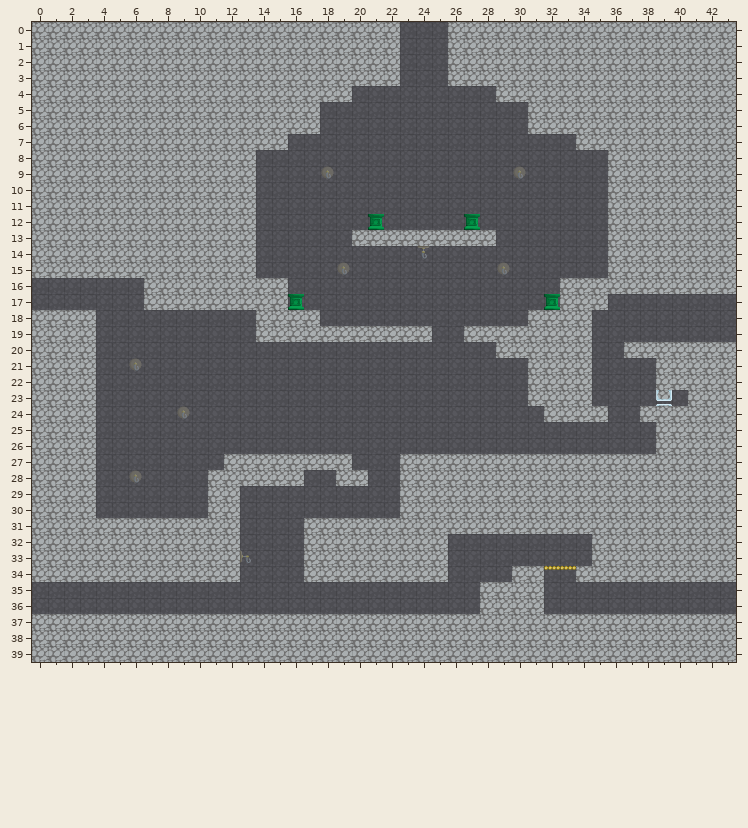
Level history. Tiled map: TiledMaps/room4-0.tmx. Above: the version before the commit.
Cells are 32x32 px. Shown: x 0..43, y 0..39.
And afterwards:
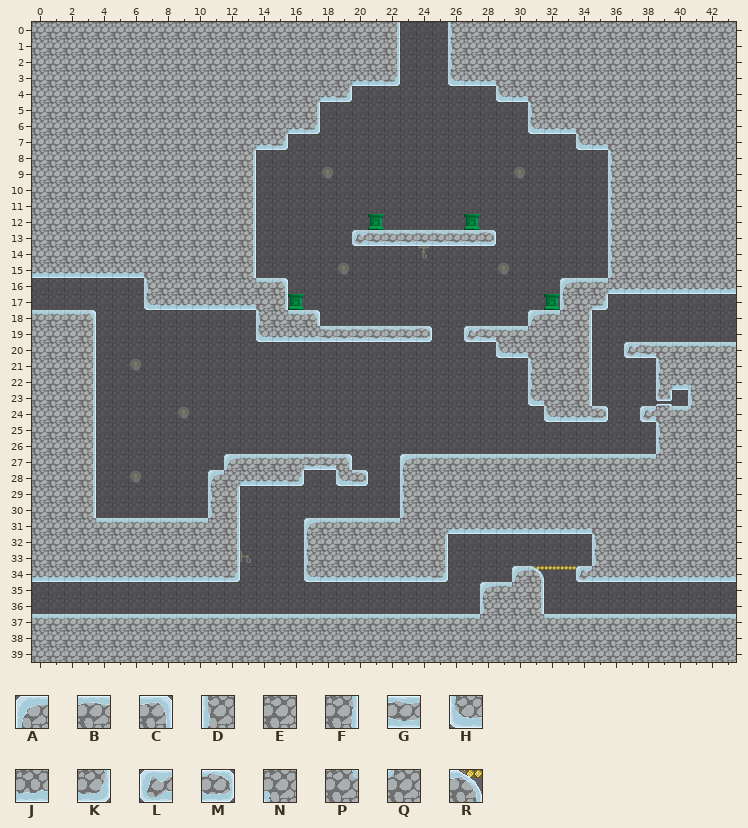
Key: from "tilemap": A 3, B 4, C 5, D 9, E 10, F 11, G 12, H 15, J 16, K 17, L 18, M 20, N 23, P 33, Q 35, R 48.
_ is an empty cell, . an unchanged one.
The exact change:
--- layer "foreground"
@@ x 0..43 @@
- 0 ......................E...E.................
- 1 ......................E...E.................
- 2 ......................E...E.................
- 3 ....................EEE...EEE...............
- 4 ..................EE.........EE.............
- 5 .................E.............E............
- 6 ................EE.............EEE..........
- 7 ..............EE..................EE........
- 8 .............E......................E.......
- 9 .............E......................E.......
-10 .............E......................E.......
-11 .............E......................E.......
-12 .............E......................E.......
-13 .............E......EEEEEEEEE.......E.......
-14 .............E......................E.......
-15 EEEEEEE......E......................E.......
-16 .......E......EE.................EEEEEEEEEEE
-17 .......EEEEEEE.E.................E.E........
-18 EEEE..........E.EE.............EE.E.........
-19 ...E..........EEEEEEEEEEE..EEEE...E.........
-20 ...E.........................EE...E..EEEEEEE
-21 ...E...........................E..E....E....
-22 ...E...........................E..E....EEE..
-23 ...E...........................E..E......E..
-24 ...E............................EEEE..EEEE..
-25 ...E...................................E....
-26 ...E...................................E....
-27 ...E........EEEEEEEE...EEEEEEEEEEEEEEEE.....
-28 ...E.......E.EEEE..EE..E....................
-29 ...E.......EE..........E....................
-30 ...E.......EE..........E....................
-31 ....EEEEEEE.E....EEEEEE...EEEEEEEEE.........
-32 ............E....E.......E.........E........
-33 ............E....E.......E.........E........
-34 EEEEEEEEEEEEE....EEEEEEEEE....EE..EEEEEEEEEE
-35 ............................EE.E............
-36 ............................E..E............
-37 EEEEEEEEEEEEEEEEEEEEEEEEEEEE....EEEEEEEEEEEE
+ 0 ......................F...D.................
+ 1 ......................F...D.................
+ 2 ......................F...D.................
+ 3 ....................JJK...HJJ...............
+ 4 ..................JK.........HJ.............
+ 5 .................F.............D............
+ 6 ................JK.............HJJ..........
+ 7 ..............JK..................HJ........
+ 8 .............F......................D.......
+ 9 .............F......................D.......
+10 .............F......................D.......
+11 .............F......................D.......
+12 .............F......................D.......
+13 .............F......LGGGGGGGM.......D.......
+14 .............F......................D.......
+15 JJJJJJJ......F......................D.......
+16 .......D......BC.................ABBJJJJJJJJ
+17 .......HJJJJJJ.F.................D.K........
+18 BBBC..........D.BC.............AB.F.........
+19 ...F..........HJJJGGGGGGM..LGBB...F.........
+20 ...F.........................HJ...F..LGBBBBB
+21 ...F...........................D..F....D....
+22 ...F...........................D..F....DJN..
+23 ...F...........................H..F......D..
+24 ...F............................HJJM..LPBQ..
+25 ...F...................................D....
+26 ...F...................................D....
+27 ...F........ABBBBGGC...ABBBBBBBBBBBBBBB.....
+28 ...F.......A.JJJK..HM..D....................
+29 ...F.......DF..........D....................
+30 ...F.......DF..........D....................
+31 ....BBBBBBB.F....ABBBBB...JJJJJJJJJ.........
+32 ............F....D.......F.........D........
+33 ............F....D.......F.........D........
+34 JJJJJJJJJJJJK....HJJJJJJJK....AR..LJJJJJJJJJ
+35 ............................AB.F............
+36 ............................D..F............
+37 BBBBBBBBBBBBBBBBBBBBBBBBBBBB....BBBBBBBBBBBB
Where, in picture pixels (left, top, right, bottom), the same in both pictures:
changed: (32, 22, 736, 619)
